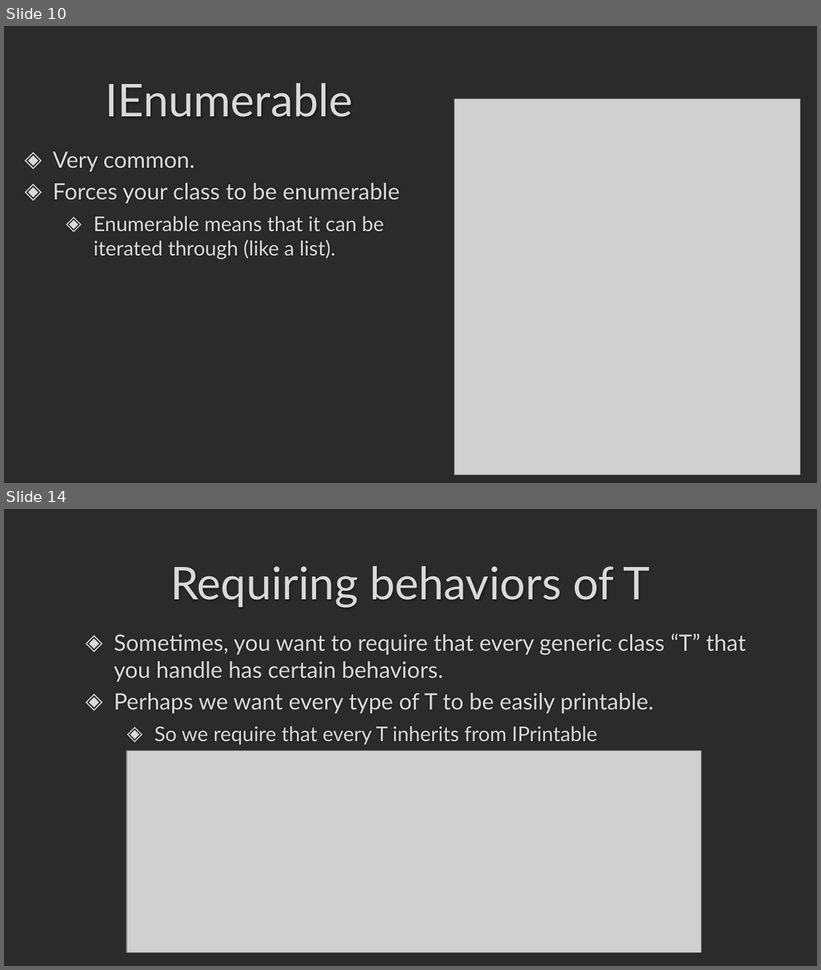
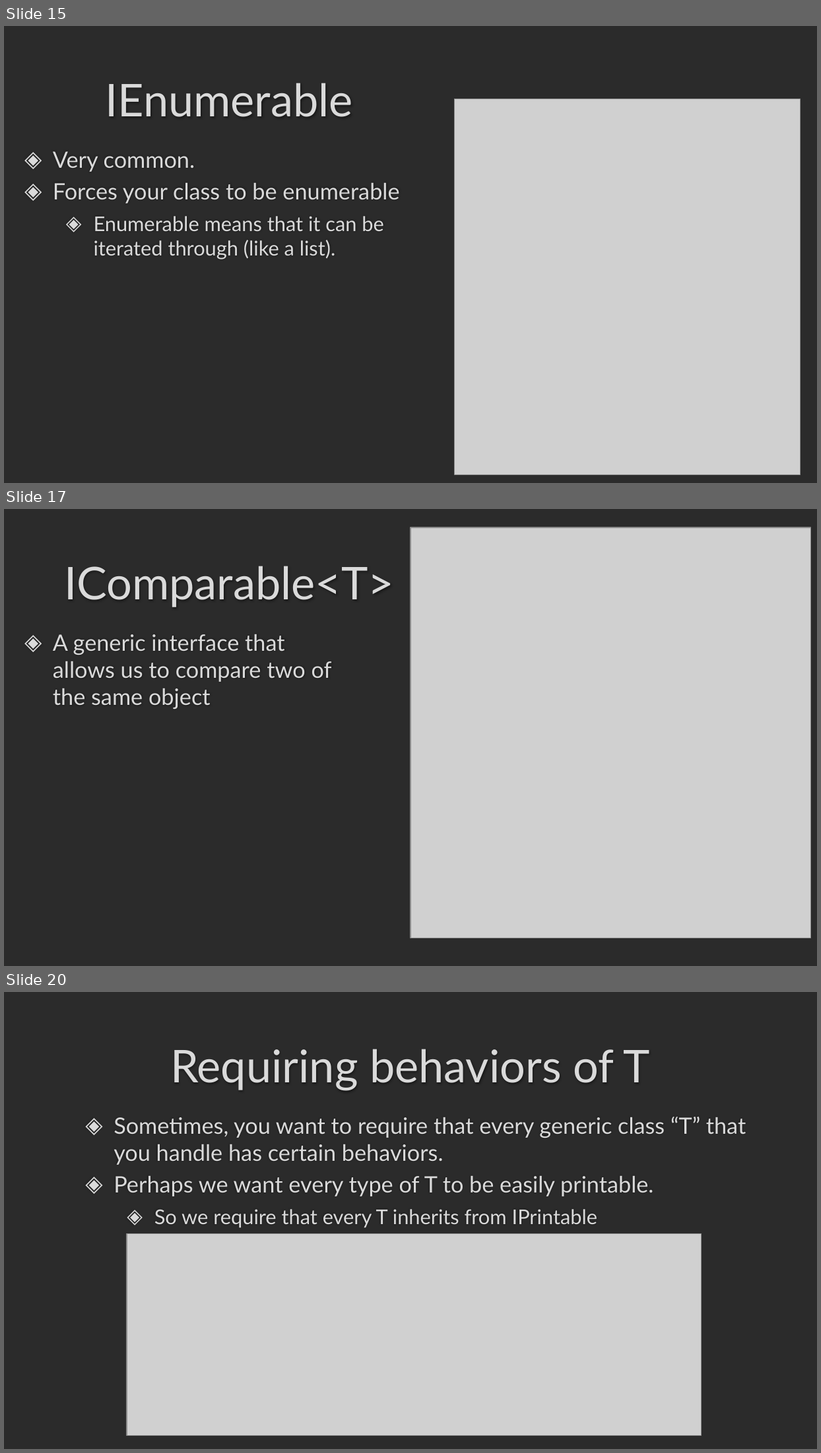
Before and after one commit to darrare/CS-3020, a slide deck: Documents/Powerpoints/4.0 Generic Classes and Interfaces.pptx. Shown one above the other, each under a label of ours: slides 10 and 14 before the commit, slides 15, 17 and 20 after it; the slides between them are not shown. The pictures are 821x970 and 821x1453 pixels, drawn with LibreOffice and Linux fonts; fonts in the diff are those of the drawing; grey boxes stand for pictures; background and template pictures are left out; a plain dark background stands for a picture behind light text. Boxes give left, top, right and bottom in pixels: in the first picture for what was removed or moved away, otherwise in the second. Text is boxed around its words. In the diff, an @@ line names an element or a change of style, - is before the commit and + after.

```diff
--- a/Documents/Powerpoints/4.0 Generic Classes and Interfaces.pptx
+++ b/Documents/Powerpoints/4.0 Generic Classes and Interfaces.pptx
@@ slide 17 added at [4, 509, 817, 966], background picture (left out) @@
@@ picture added at [411, 527, 811, 938] @@
@@ title added at [64, 566, 394, 607], 40 pt, text #DADADA @@
+IComparable<T>
@@ text added at [53, 634, 332, 709], 20 pt, text #DADADA @@
+◈ A generic interface that allows us to compare two of the same object
@@ what was slide 10 is now slide 15 @@
@@ what was slide 14 is now slide 20 @@
```
Also in this commit, not shown: 2 slides changed, 7 other slides added, 2 slides removed, 1 other file.
